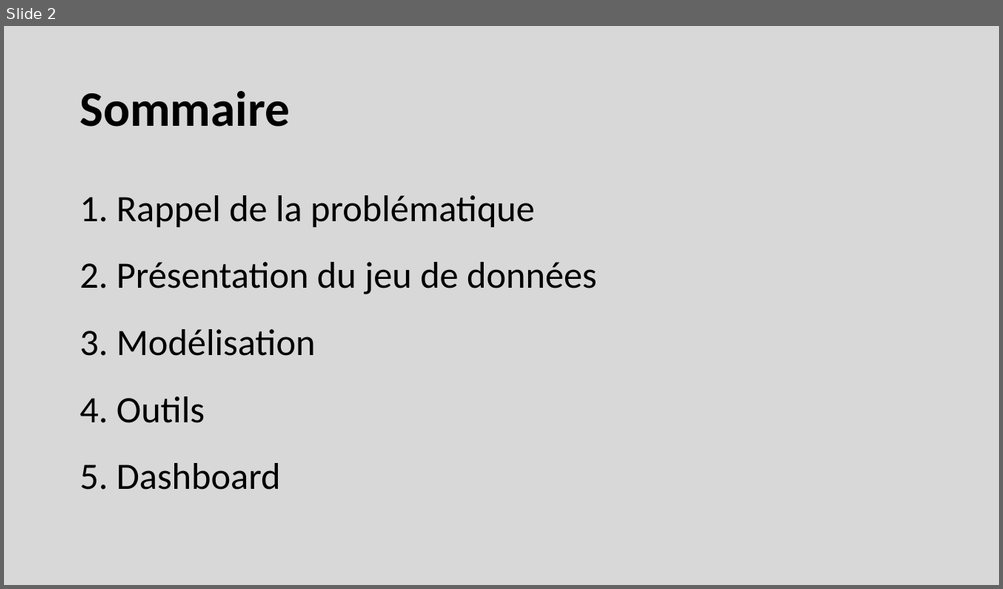
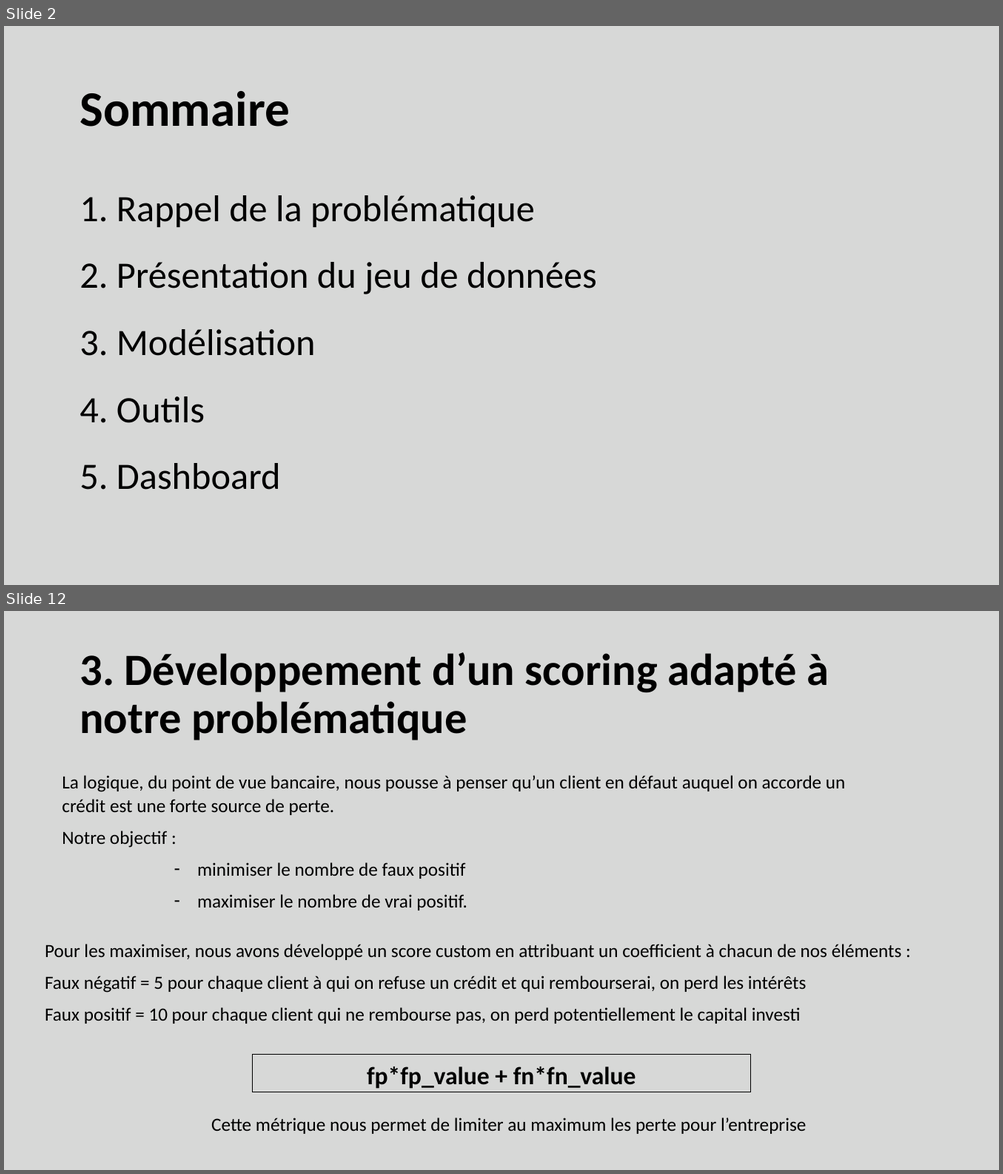
Before and after one commit to pbonte92/P7_Paul_Bonte, a slide deck: Paul_Bonte_P7_03_Présentation.pptx. Shown one above the other, each under a label of ours: slide 2 before the commit, slides 2 and 12 after it; the slides between them are not shown. The pictures are 1003x589 and 1003x1174 pixels, drawn with LibreOffice and Linux fonts; fonts in the diff are those of the drawing. Boxes give left, top, right and bottom in pixels: in the first picture for what was removed or moved away, otherwise in the second. Text is boxed around its words. In the diff, an @@ line names an element or a change of style, - is before the commit and + after.

```diff
--- a/Paul_Bonte_P7_03_Présentation.pptx
+++ b/Paul_Bonte_P7_03_Présentation.pptx
@@ slide 12 added at [4, 611, 999, 1170], background #FFFFFF @@
@@ rectangle added at [4, 611, 999, 1170], fill #D7D8D7, outline #D7D8D7 1 pt @@
@@ title added at [79, 652, 829, 741], 43.2 pt, text #000000, bold @@
+3. Développement d’un scoring adapté à notre problématique
@@ text added at [62, 775, 845, 911], 18 pt, text #000000 @@
+La logique, du point de vue bancaire, nous pousse à penser qu’un client en défaut auquel on accorde un crédit est une forte source de perte.
+Notre objectif :
+      – minimiser le nombre de faux positif
+      – maximiser le nombre de vrai positif.
@@ text added at [45, 944, 902, 1024], 18 pt, text #000000 @@
+Pour les maximiser, nous avons développé un score custom en attribuant un coefficient à chacun de nos éléments :
+Faux négatif = 5 pour chaque client à qui on refuse un crédit et qui rembourserai, on perd les intérêts
+Faux positif = 10 pour chaque client qui ne rembourse pas, on perd potentiellement le capital investi
@@ rectangle added at [253, 1055, 750, 1093], outline #000000 0.75 pt, 24 pt, text #000000, bold @@
+fp*fp_value + fn*fn_value
@@ text added at [211, 1118, 805, 1134], 18 pt, text #000000 @@
+Cette métrique nous permet de limiter au maximum les perte pour l’entreprise
```
Also in this commit, not shown: 5 slides changed, 11 other slides added, 2 slides removed, 7 other files.
